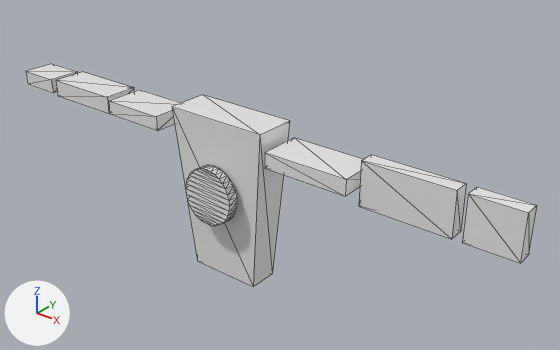
One commit to the glTF model public/modelos/androide.glb: the scene before it, then after it.
Both versions are drawn from a 50 mm lens placed at (5.46, -5.93, 5.08), pointed at (0.41, 0.39, 1.16). The axes (+X, +Y, +Z) are drawn at lower left. The lights are the same throughout. Mesh edges are drawn as thin lines. Vertices at the same position are counted once.

The older version as bpy lines, for what is in view:
```python
mat_material = principled_material('Material')
mat_material.base_color = (0.8, 0.8, 0.8)  # white #e7e7e7
mat_material.roughness = 0.4
me_cube_001 = bpy.data.meshes.new('Cube.001')
me_cube_001.from_pydata(...)  # 120 vertices, 208 faces; spans x -3.52..3.49, y -0.42..0.25, z -0.06..1.94
me_cube_001.materials.append(mat_material)  # white #e7e7e7
ob_figura = bpy.data.objects.new('Figura', me_cube_001)
ob_figura.location = (0.0, 0.0, 0.0)
```
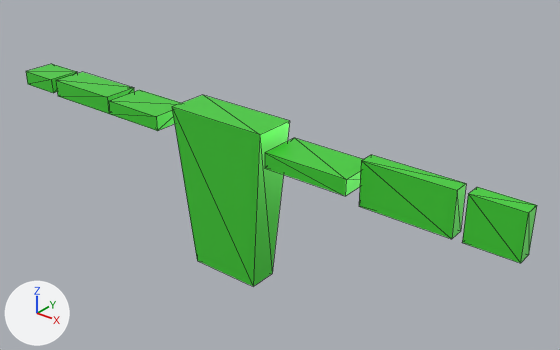
Where the change shows, as pixel boxes [x1, y1, x2, y2] in the pictures (560 x 350 px):
```json
{"object": "Figura", "change": "recoloured, surface changed, reshaped", "before": [26, 64, 537, 286], "after": [26, 64, 537, 286], "on screen": "white to green"}
{"part": 1, "of": "me_cube_001", "change": "deleted", "before": [186, 165, 237, 226]}
```

The change, as JSON lines over the scene's bpy script:
```json
{"op": "set", "path": "mat_material.base_color", "old": "(0.8, 0.8, 0.8)", "new": "(0.0708, 0.8, 0.0504)", "note": "white #e7e7e7 -> green #4be73f"}
{"op": "set", "path": "mat_material.metallic", "old": "0.0", "new": "0.341"}
{"block": "me_cube_001", "where": "me_cube_001.from_pydata(...)  # 120 vertices, 208 faces; spans x -3.52..3.49, y -0.42..0.25, z -0.06..1.94"}
{"block": "me_cube_001", "where": "# used by ob_figura; location = (0.0, 0.0, 0.0)"}
{"block": "me_cube_001", "change": "me_cube_001 part 1: the loose piece of 64 vertices spanning x -0.34..0.34, y -0.42..-0.27, z 0.72..1.4 is deleted"}
```
